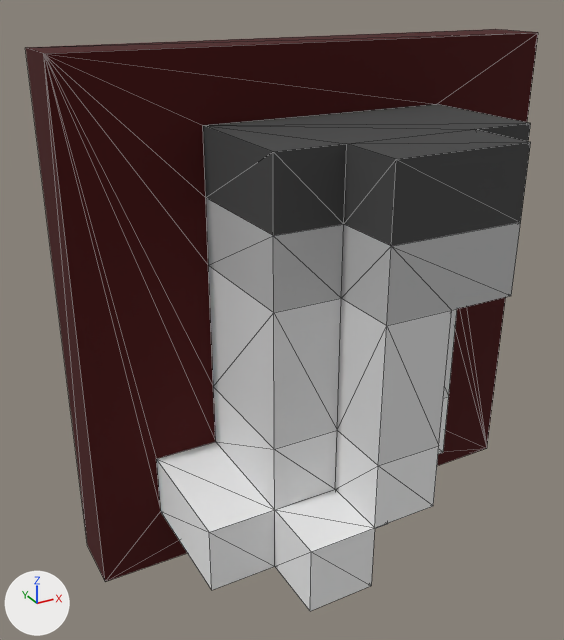
The OBJ model assets/models/ingredients/CentaurHoof.obj as it was, and as the next commit left it.
Rendered twice from a 50 mm camera at (-0.623, -0.841, 0.883) aimed at (-0.101, 0.109, 0.408). Every picture has the same lights, and +X, +Y and +Z are marked at lower left. Mesh edges are drawn as thin lines. Where no turn or scale is listed for an object, it has been applied to the vertices.

Objects in the first picture: 'Untitled'.
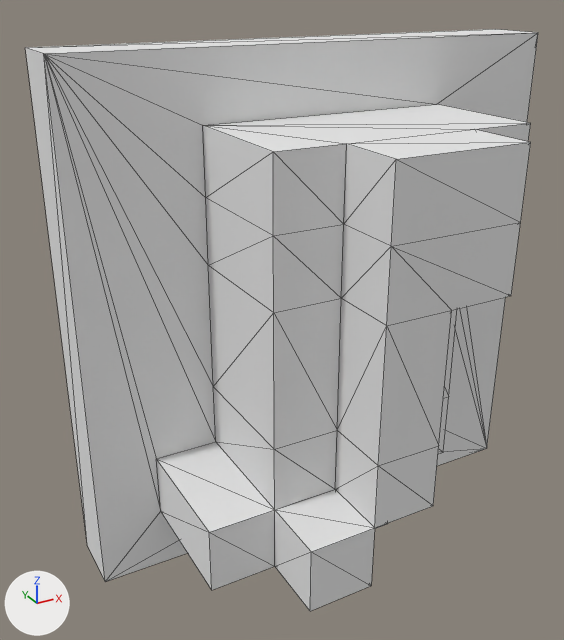
The newer file is also turned or shifted as a whole; pictures and numbers use the older file's frame.

Boxes (x1, y1, x2, y2) around the edits, measured in the pictures (564 x 640 px):
'Untitled', recoloured: (25, 29, 538, 582) in both

The change, as a diff of the scene's bpy script:
```diff
--- a/assets/models/ingredients/CentaurHoof.obj.py
+++ b/assets/models/ingredients/CentaurHoof.obj.py
@@ mat_palette @@
+mat_palette = principled_material('palette')
+mat_palette.base_color = (0.8, 0.8, 0.8)  # white #e7e7e7
+mat_palette.roughness = 1.0
@@ me_untitled @@
 me_untitled.from_pydata(...)  # 63 vertices, 124 faces; spans x -0.4..0.4, y -0.15..0.25, z 0.0..0.8
-me_untitled.materials.append(mat_palette_003)  # picture img_centaurhoof_png
+me_untitled.materials.append(mat_palette)  # white #e7e7e7
```
